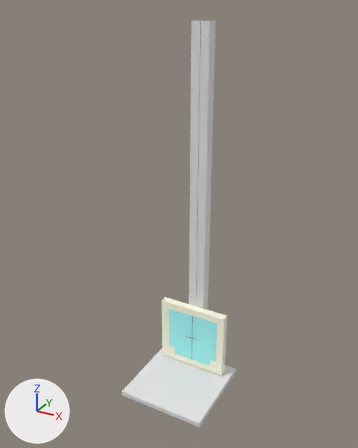
Two versions of the glTF model public/Model/cassette.glb, one commit apart.
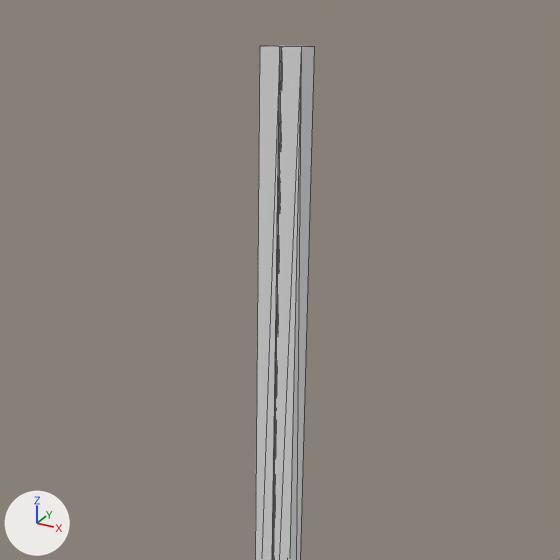
There are two pictures of each version: one whole from a 50 mm lens placed at (4.16, -5.49, 6.28), pointed at (0.71, 0.78, 3.14), one close up on the part from 21% to 91% of the width and 0% to 56% of the height. Lighting does not change. The marker at lower left points along +X, +Y and +Z. The older version's two pictures come first. The close-ups show mesh edges as thin lines. Where no turn or scale is listed for an object, it has been applied to the vertices. Vertices at exactly the same position are counted once.

Script lines for the objects in view, before the commit:
```python
me_mesh_4 = bpy.data.meshes.new('Mesh_4')
me_mesh_4.from_pydata(...)  # 46 vertices, 88 faces; spans x 0.0..1.52, y 0.0..1.52, z 0.0..6.08
ob_geom3d_stand = bpy.data.objects.new('Geom3D_stand', me_mesh_4)
ob_geom3d_stand.location = (0.0, 0.0, 0.0)
```
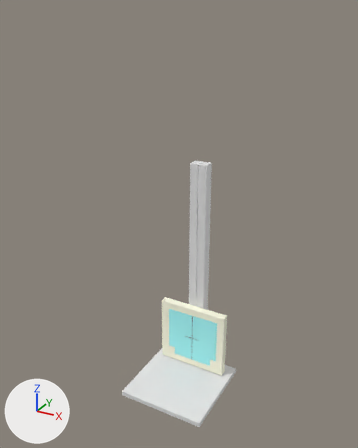
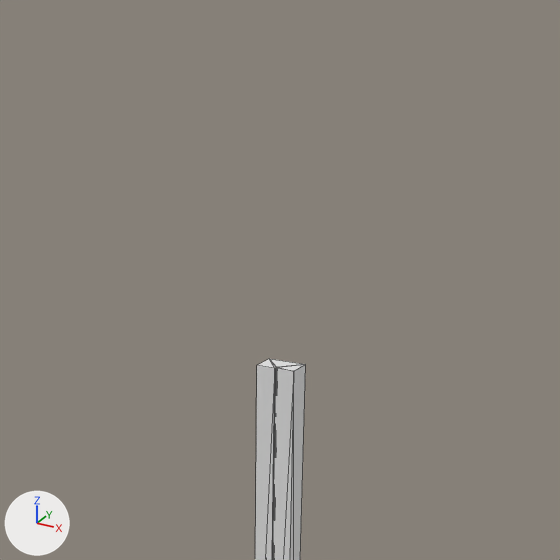
Where the change shows, as pixel boxes (x1, y1, x2, y2) in the close-ups (560 x 560 px):
'Geom3D_stand', reshaped: before (255, 46, 314, 560); after (255, 359, 306, 560)

Edits to the bpy script that builds the scene:
```text
Change me_mesh_4:
    used by ob_geom3d_stand; location = (0.0, 0.0, 0.0)
    remove me_mesh_4.from_pydata(...)  # 46 vertices, 88 faces; spans x 0.0..1.52, y 0.0..1.52, z 0.0..6.08
    add me_mesh_4.from_pydata(...)  # 46 vertices, 88 faces; spans x 0.0..1.52, y 0.0..1.52, z 0.0..3.97
    me_mesh_4 part 1
    19 vertices are removed from x 0.62..0.91, y 1.33..1.52, z 6.08
    65 faces are deleted
    1 vertex moves within x 0.76, y 1.36, z 0.08
    19 new vertices lie (0.0, 0.0, 3.89) away from vertices in x 0.62..0.91, y 1.33..1.52, z 0.08
    65 new faces join them
```
